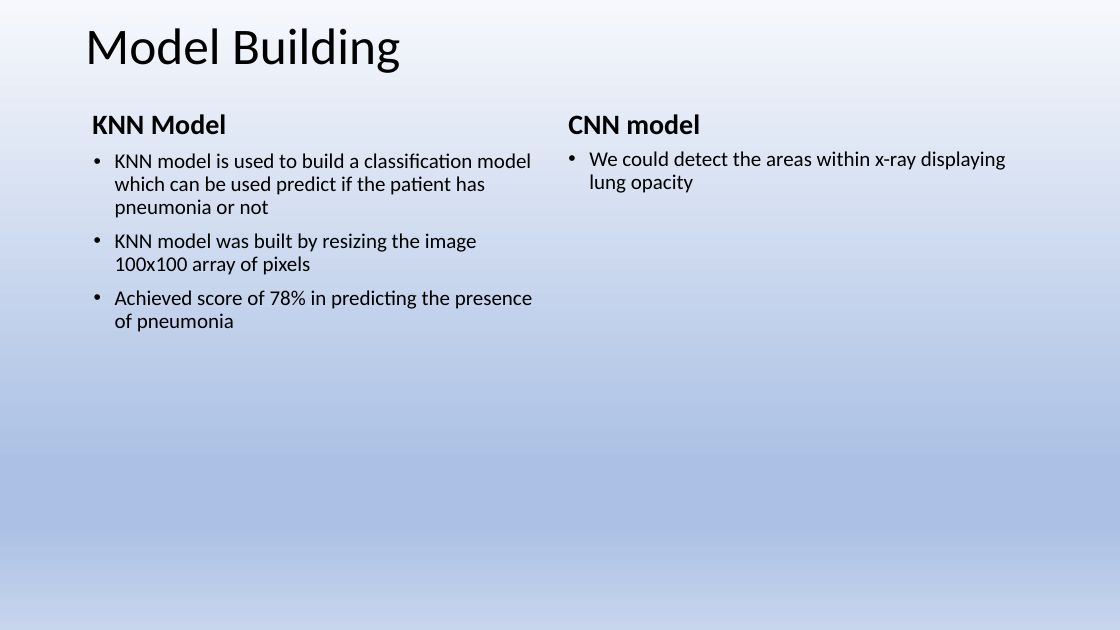
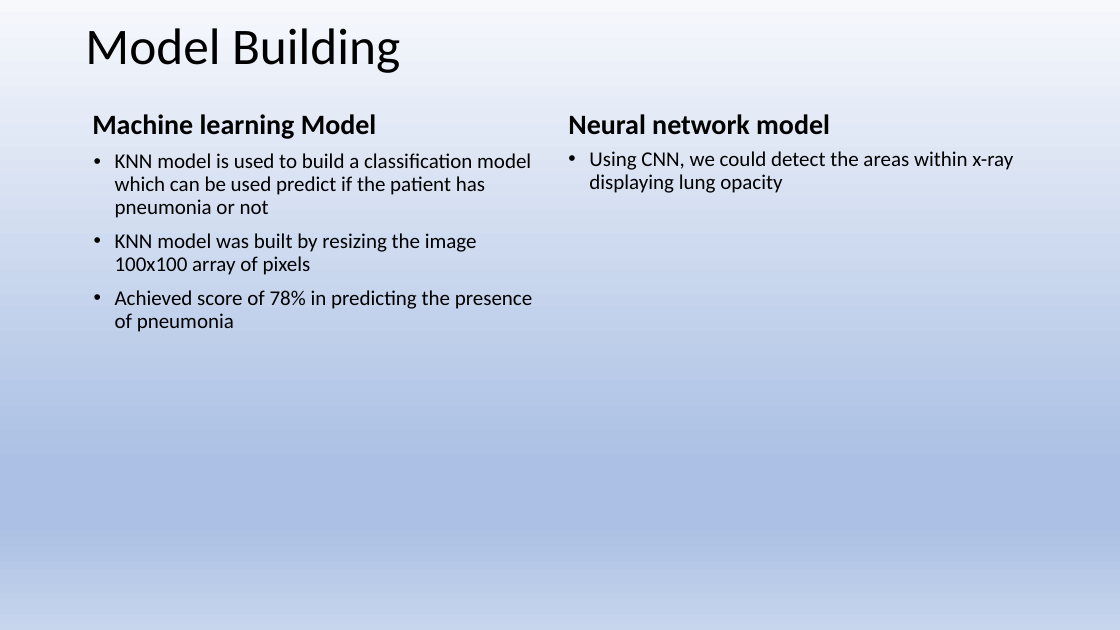
Before and after one commit to SATTOM0108/ai-pneumonia-detection, a slide deck: slide 7 of Final_Report/CapStone-Project.pptx (slide 6 before the commit). Drawn at 1120x630 pixels with LibreOffice and Linux fonts; fonts in the diff are those of the drawing. Boxes give left, top, right and bottom in pixels: in the first picture for what was removed or moved away, otherwise in the second. Text is boxed around its words. In the diff, an @@ line names an element or a change of style, - is before the commit and + after.

Commit message:
revised PPT

```diff
--- a/Final_Report/CapStone-Project.pptx
+++ b/Final_Report/CapStone-Project.pptx
@@ text at <box>92,114,376,139</box>: text changed @@
-KNN Model
+Machine learning Model
@@ text at <box>568,114,830,135</box>: text changed @@
-CNN model
+Neural network model
@@ text at <box>589,151,1013,193</box>: text changed @@
-• We could detect the areas within x-ray displaying lung opacity
+• Using CNN, we could detect the areas within x-ray displaying lung opacity
```
Also in this commit, not shown: 1 other slide changed, 1 slide added, 1 slide removed.
